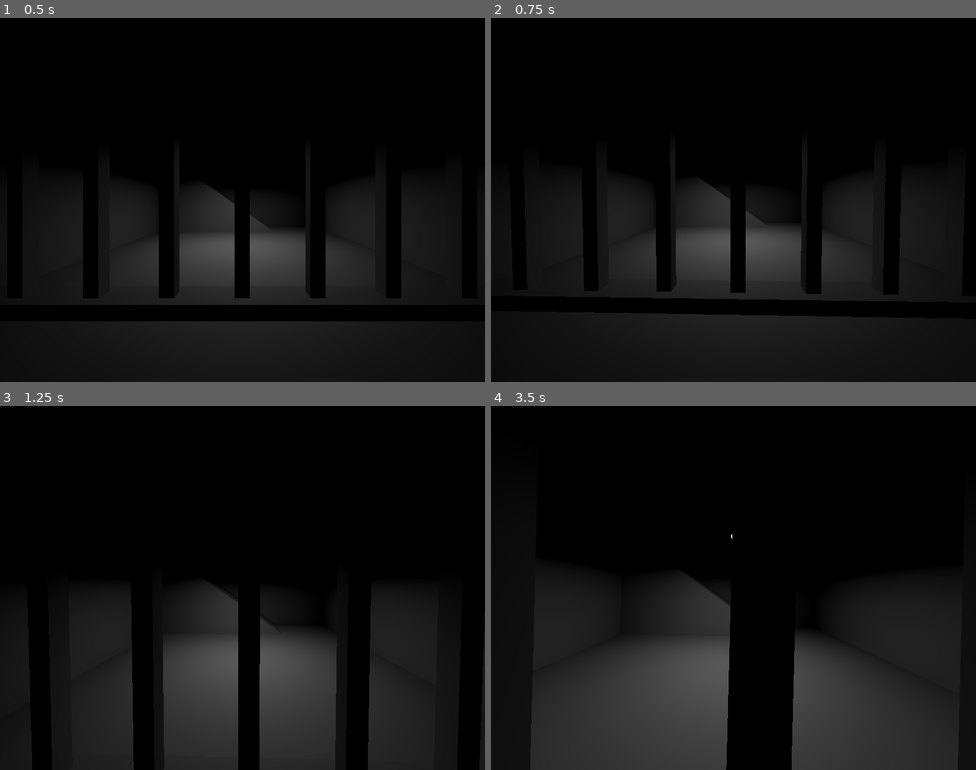
Above: before the commit, frames 1-4 (two rows, left to right).
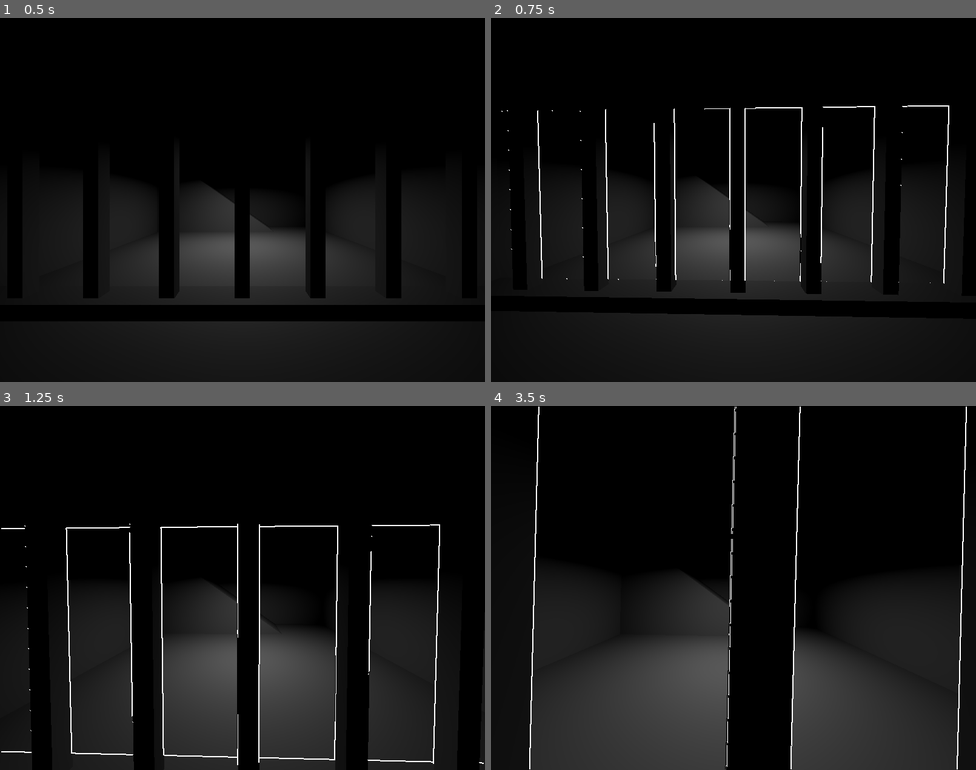
Above: after the commit, the same moments.

Repository: BryceHanke/graverobber
Game: Godot game, scene res://scenes/basement/basement.tscn
Same seed, same stepped clock (60 frames per second), same inputs: the game is played once before the commit and once after it. This scene is started directly instead of the project's main scene.
Inputs (mouse positions are in pixels of both pictures, inside the frame that each line leads up to):
- Up to frame 1 (0.5 s): no input
- Up to frame 2 (0.75 s): tap Enter at 0.5 s; move the mouse to (728, 207) at 0.52 s; hold W (up) from 0.53 s (still down); hold Alt (lean) from 0.53 s (still down)
- Up to frame 3 (1.25 s): keep holding W (up); keep holding Alt (lean); tap Space (jump) at 0.77 s
- Up to frame 4 (3.5 s): move the mouse to (767, 591) at 1.27 s; release Alt (lean) at 1.28 s; tap Alt (lean) at 1.35, 2.85 s; tap Space (jump) at 1.52, 2.75, 3.02 s; move the mouse to (694, 584) at 2.02 s; hold Alt (lean) 2.03-2.78 s; move the mouse to (738, 588) at 2.77 s; release W (up) at 2.78 s; hold A (left) from 2.78 s (still down)

Frame 1 is identical in both runs. In frame 2, 1.3% of the frame differs, in the area x 2-95%, y 24-73%; in frame 3, 1.6%, in the area x 0-100%, y 32-99%; in frame 4, 1.0%.

Commit message:
Rewrite outline shader for Godot Compatibility mode
- Remove usage of `hint_normal_roughness_texture` which is unsupported in Compatibility mode.
- Implement normal reconstruction from depth texture (`get_normal_from_depth`).
- Replace roughness-based noise with procedural world-space noise (`hash`).
- Update fragment shader to use reconstructed normals and procedural noise.
- This allows the outline shader to work in WebGL 2.0 / GLES3.

Co-authored-by: BryceHanke <140334397+BryceHanke@users.noreply.github.com>

Diff:
--- a/source/assets/shaders/outline.gdshader
+++ b/source/assets/shaders/outline.gdshader
@@ -3,7 +3,8 @@
 
 uniform sampler2D screen_texture : hint_screen_texture, filter_nearest;
 uniform sampler2D depth_texture : hint_depth_texture, filter_nearest;
-uniform sampler2D normal_texture : hint_normal_roughness_texture, filter_nearest;
+// Removed normal_texture for compatibility mode
+// uniform sampler2D normal_texture : hint_normal_roughness_texture, filter_nearest;
 
 // --- DYNAMIC CUTOUT SETTINGS ---
 group_uniforms Sketchy_Style;
@@ -33,6 +34,33 @@
 	POSITION = vec4(VERTEX.xy, 1.0, 1.0);
 }
 
+// Reconstruct view-space position from depth
+vec3 get_view_position(vec2 screen_uv, float depth, mat4 inv_proj_mat) {
+	vec4 ndc = vec4(screen_uv * 2.0 - 1.0, depth, 1.0);
+	vec4 view_pos = inv_proj_mat * ndc;
+	return view_pos.xyz / view_pos.w;
+}
+
+// Reconstruct normal from depth by sampling neighbors
+vec3 get_normal_from_depth(vec2 screen_uv, float depth, vec2 texel_size, mat4 inv_proj_mat) {
+	vec3 pos = get_view_position(screen_uv, depth, inv_proj_mat);
+
+	// Sample neighbors for derivatives
+	vec2 offset_x = vec2(texel_size.x, 0.0);
+	vec2 offset_y = vec2(0.0, texel_size.y);
+
+	float depth_x = texture(depth_texture, screen_uv + offset_x).r;
+	float depth_y = texture(depth_texture, screen_uv + offset_y).r;
+
+	vec3 pos_x = get_view_position(screen_uv + offset_x, depth_x, inv_proj_mat);
+	vec3 pos_y = get_view_position(screen_uv + offset_y, depth_y, inv_proj_mat);
+
+	vec3 tangent = pos_x - pos;
+	vec3 bitangent = pos_y - pos;
+
+	return normalize(cross(tangent, bitangent));
+}
+
 float get_depth(vec2 uv, mat4 inv_proj_mat) {
 	float depth = texture(depth_texture, uv).r;
 	vec3 ndc = vec3(uv * 2.0 - 1.0, depth);
@@ -43,6 +71,13 @@
 
 float get_luminance(vec3 color) {
 	return dot(color, vec3(0.2126, 0.7152, 0.0722));
+}
+
+// Simple hash function for noise
+float hash(vec3 p) {
+    p = fract(p * 0.3183099 + .1);
+    p *= 17.0;
+    return fract(p.x * p.y * p.z * (p.x + p.y + p.z));
 }
 
 void fragment() {
@@ -61,21 +96,30 @@
 	vec2 offset = texel_size * current_thickness;
 	// ----------------------------------------
 
+	float depth_raw = texture(depth_texture, SCREEN_UV).r;
 	float depth_center = get_depth(SCREEN_UV, INV_PROJECTION_MATRIX);
-	vec4 normal_data = texture(normal_texture, SCREEN_UV);
-	vec3 normal_center = normal_data.rgb * 2.0 - 1.0;
-	float object_noise = normal_data.a;
+
+	// Reconstruct normal from depth
+	vec3 normal_center = get_normal_from_depth(SCREEN_UV, depth_raw, texel_size, INV_PROJECTION_MATRIX);
+
+	// Generate object noise from world position
+	vec3 view_pos = get_view_position(SCREEN_UV, depth_raw, INV_PROJECTION_MATRIX);
+	vec3 world_pos = (INV_VIEW_MATRIX * vec4(view_pos, 1.0)).xyz;
+	// Scale world pos to get appropriate noise frequency
+	float object_noise = hash(world_pos * 10.0);
 
 	// 3. Neighbor Sampling (Using Dynamic Offset)
 	vec2 uv_up = SCREEN_UV + vec2(0.0, -offset.y);
 	vec2 uv_right = SCREEN_UV + vec2(offset.x, 0.0);
-	vec2 uv_down = SCREEN_UV + vec2(0.0, offset.y);
-	vec2 uv_left = SCREEN_UV + vec2(-offset.x, 0.0);
 
 	float d_up = get_depth(uv_up, INV_PROJECTION_MATRIX);
 	float d_right = get_depth(uv_right, INV_PROJECTION_MATRIX);
-	vec3 n_up = texture(normal_texture, uv_up).rgb * 2.0 - 1.0;
-	vec3 n_right = texture(normal_texture, uv_right).rgb * 2.0 - 1.0;
+
+	float d_raw_up = texture(depth_texture, uv_up).r;
+	float d_raw_right = texture(depth_texture, uv_right).r;
+
+	vec3 n_up = get_normal_from_depth(uv_up, d_raw_up, texel_size, INV_PROJECTION_MATRIX);
+	vec3 n_right = get_normal_from_depth(uv_right, d_raw_right, texel_size, INV_PROJECTION_MATRIX);
 
 	// 4. Edge Detection
 	float depth_diff = abs(depth_center - d_up) + abs(depth_center - d_right);
@@ -99,6 +143,9 @@
 	// --- 6. RE-CALCULATE BRIGHTNESS (Smoothed) ---
 	// We re-calculate brightness using neighbors for the CUTOUT logic
 	// to prevent flickering, even though we used center pixel for thickness.
+	vec2 uv_down = SCREEN_UV + vec2(0.0, offset.y);
+	vec2 uv_left = SCREEN_UV + vec2(-offset.x, 0.0);
+
 	vec3 c_up = texture(screen_texture, uv_up).rgb;
 	vec3 c_right = texture(screen_texture, uv_right).rgb;
 	vec3 c_down = texture(screen_texture, uv_down).rgb;
